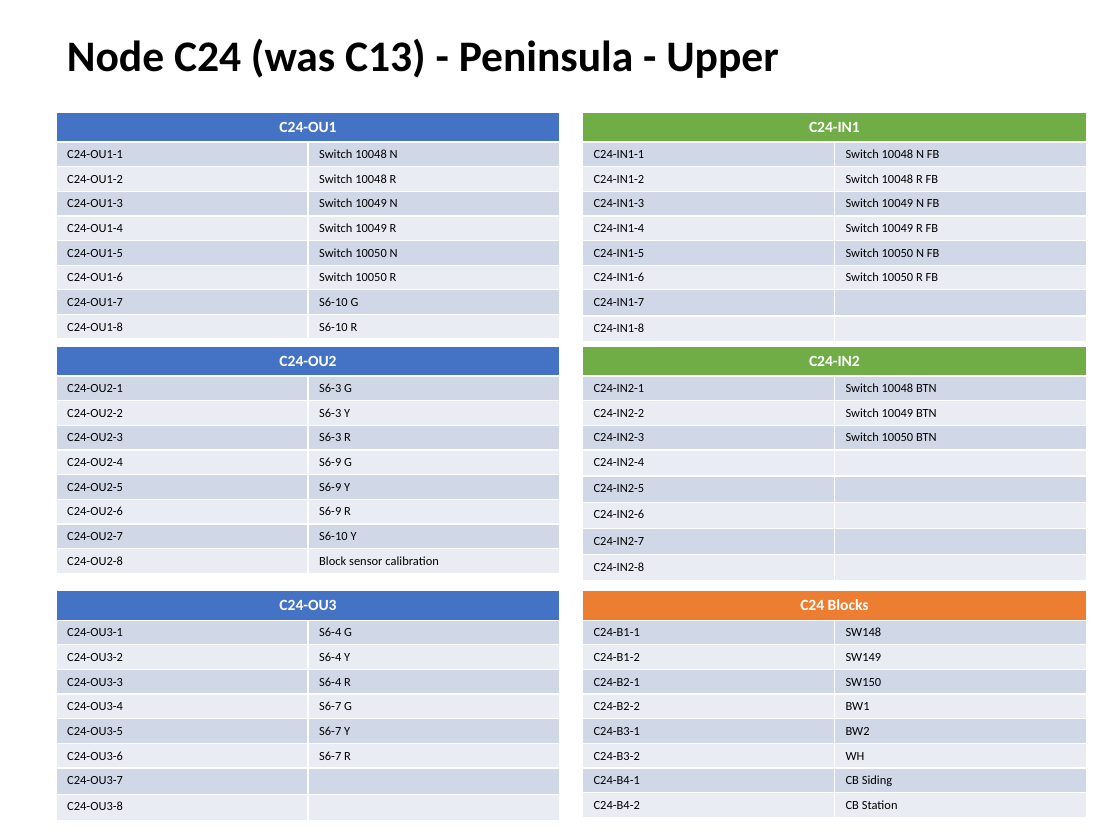
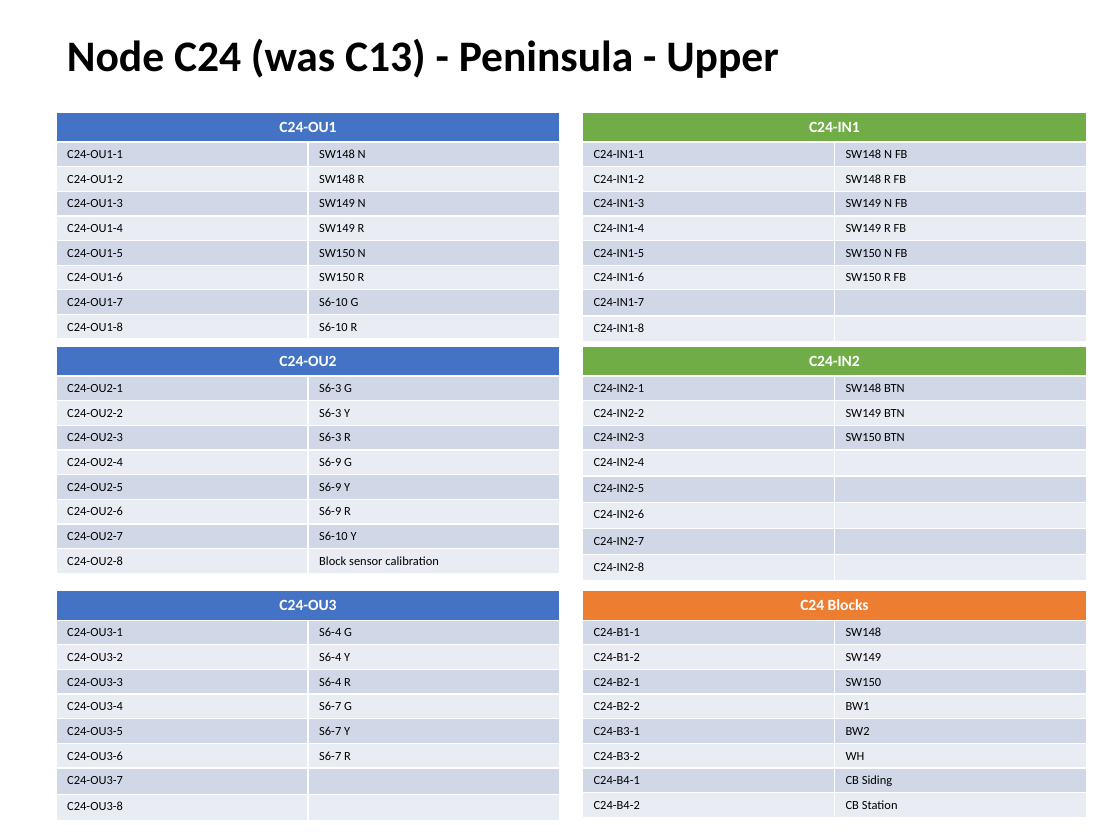
Before and after one commit to lnevo/hart, a slide deck: slide 14 of docs/wiring/Wiring_Schematic.pptx. Drawn at 1120x840 pixels with LibreOffice and Linux fonts; fonts in the diff are those of the drawing. Boxes give left, top, right and bottom in pixels: in the first picture for what was removed or moved away, otherwise in the second. Text is boxed around its words. In the diff, an @@ line names an element or a change of style, - is before the commit and + after.

```diff
--- a/docs/wiring/Wiring_Schematic.pptx
+++ b/docs/wiring/Wiring_Schematic.pptx
@@ table at bbox=[56, 112, 560, 335] @@
-row 2, column 2: Switch 10048 N
+row 2, column 2: SW148 N
-row 3, column 2: Switch 10048 R
+row 3, column 2: SW148 R
-row 4, column 2: Switch 10049 N
+row 4, column 2: SW149 N
-row 5, column 2: Switch 10049 R
+row 5, column 2: SW149 R
-row 6, column 2: Switch 10050 N
+row 6, column 2: SW150 N
-row 7, column 2: Switch 10050 R
+row 7, column 2: SW150 R
@@ table at bbox=[582, 112, 1086, 336] @@
-row 2, column 2: Switch 10048 N FB
+row 2, column 2: SW148 N FB
-row 3, column 2: Switch 10048 R FB
+row 3, column 2: SW148 R FB
-row 4, column 2: Switch 10049 N FB
+row 4, column 2: SW149 N FB
-row 5, column 2: Switch 10049 R FB
+row 5, column 2: SW149 R FB
-row 6, column 2: Switch 10050 N FB
+row 6, column 2: SW150 N FB
-row 7, column 2: Switch 10050 R FB
+row 7, column 2: SW150 R FB
@@ table at bbox=[582, 346, 1086, 575] @@
-row 2, column 2: Switch 10048 BTN
+row 2, column 2: SW148 BTN
-row 3, column 2: Switch 10049 BTN
+row 3, column 2: SW149 BTN
-row 4, column 2: Switch 10050 BTN
+row 4, column 2: SW150 BTN
```
Also in this commit, not shown: 6 other slides changed, 9 other files.
